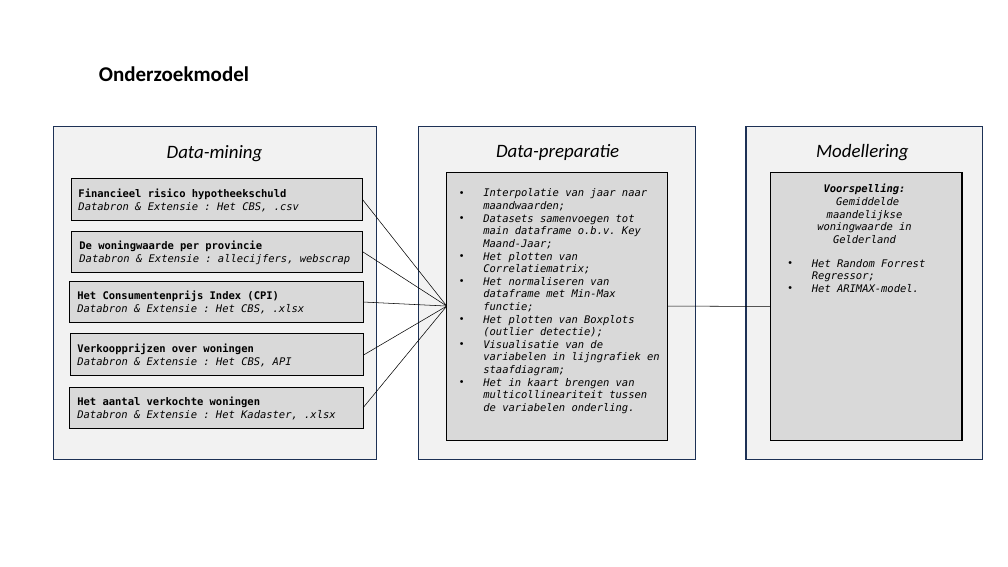
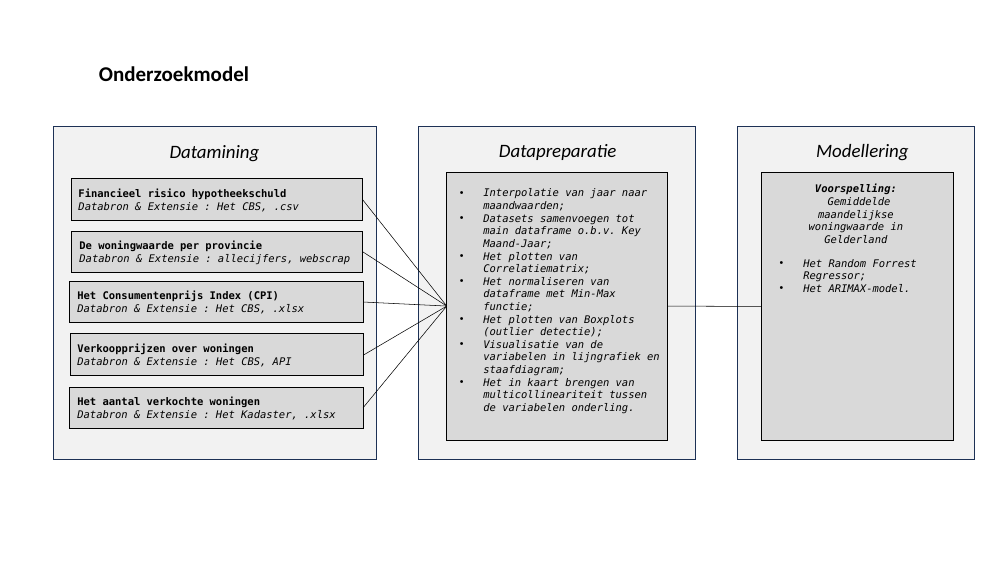
Before and after one commit to y-anwari/Invloeden_op_huizenprijs, a slide deck: slide 1 of Het onderzoekmodel.pptx. Drawn at 1008x567 pixels with LibreOffice and Linux fonts; fonts in the diff are those of the drawing. Boxes give left, top, right and bottom in pixels: in the first picture for what was removed or moved away, otherwise in the second. Text is boxed around its words. In the diff, an @@ line names an element or a change of style, - is before the commit and + after.

```diff
--- a/Het onderzoekmodel.pptx
+++ b/Het onderzoekmodel.pptx
@@ text at (170,145,260,162): text changed @@
-Data-mining
+Datamining
@@ text at (499,144,616,160): text changed @@
-Data-preparatie
+Datapreparatie
@@ 2 texts, 2 rectangles: place and size @@
-2 texts, 2 rectangles at (746,126,984,460)
+2 texts, 2 rectangles at (737,126,975,460)
@@ line moved from (668, 306) - (771, 306) to (668, 306) - (762, 306) @@
```
Also in this commit, not shown: 2 other files.
